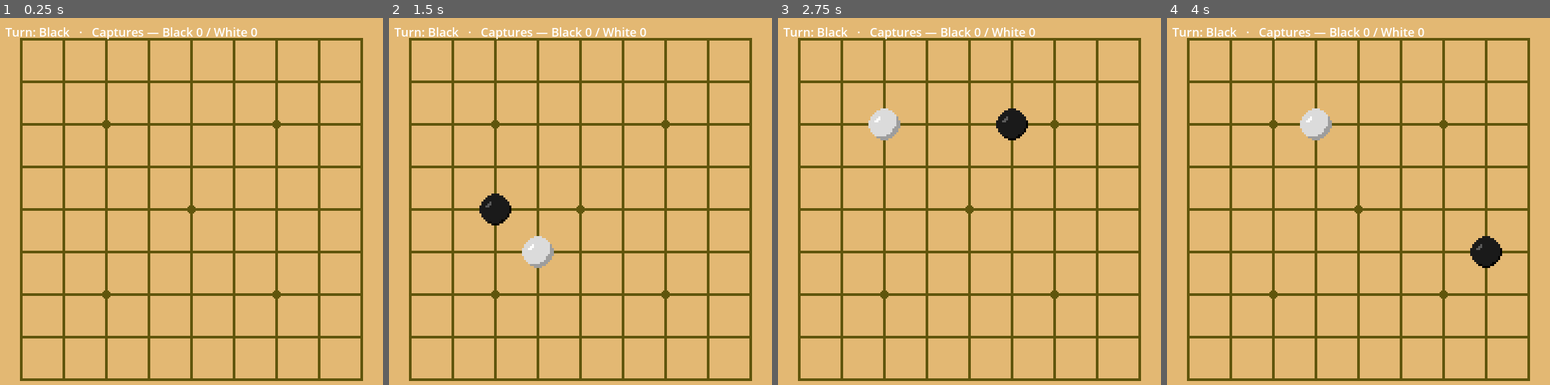
Above: before the commit, frames 1-4 (left to right).
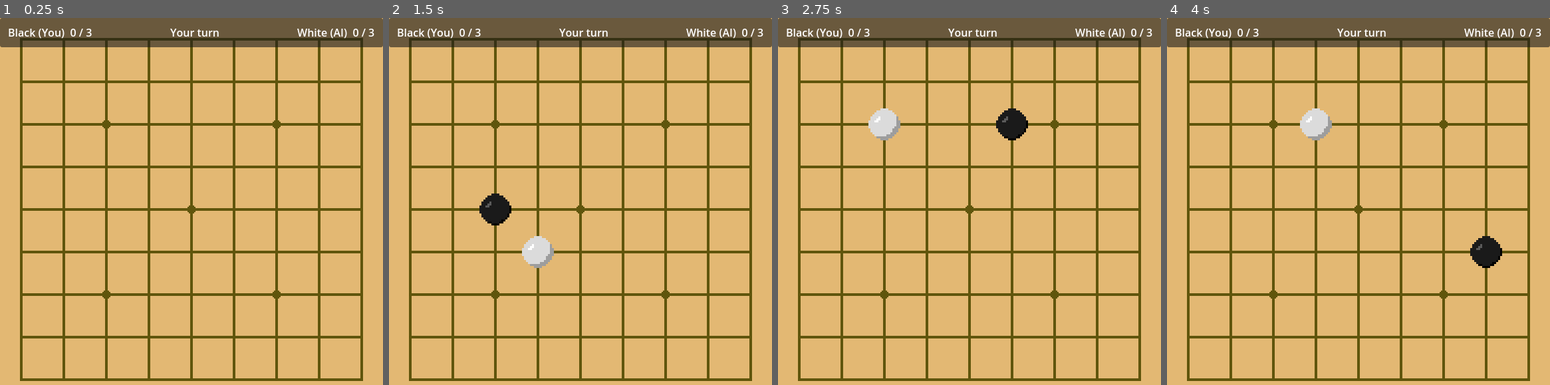
Above: after the commit, the same moments.

Repository: jxnhoongz/weiqi-gd
Game: Godot game, scene res://scenes/main.tscn
Two runs of this game, one before a commit and one after it. Both use one fixed random seed, a clock stepped at 60 frames per second and the inputs below.
Inputs (mouse positions are in pixels of both pictures, inside the frame that each line leads up to):
- Up to frame 1 (0.25 s): no input
- Up to frame 2 (1.5 s): tap Enter at 0.5 s; move the mouse to (664, 190) at 0.52 s; tap R at 0.6, 1.35 s; click (664, 190) at 0.67 s; tap Space at 1.25 s; move the mouse to (503, 227) at 1.27 s; click (503, 227) at 1.42 s
- Up to frame 3 (2.75 s): tap Enter at 2 s; move the mouse to (1007, 124) at 2.02 s; tap R at 2.1 s; click (1007, 124) at 2.17 s
- Up to frame 4 (4 s): tap Space at 2.75 s; move the mouse to (1339, 285) at 2.77 s; tap R at 2.85, 3.6 s; click (1339, 285) at 2.92 s; tap Enter at 3.5 s; move the mouse to (1473, 267) at 3.52 s; click (1473, 267) at 3.67 s

The runs differ from the first frame. In frame 1, 7.9% of the frame differs, in the area x 0-100%, y 0-8%; in frame 2, 7.9%; in frame 3, 7.9%; in frame 4, 7.9%.

Commit message:
feat: polish UI — top bar (counters/turn) + win panel with Restart button

Diff:
--- a/scenes/main.tscn
+++ b/scenes/main.tscn
@@ -15,10 +15,86 @@
 
 [node name="HUD" type="CanvasLayer" parent="."]
 
-[node name="StatusLabel" type="Label" parent="HUD"]
-offset_left = 8.0
-offset_top = 8.0
-offset_right = 568.0
-offset_bottom = 48.0
-theme_override_font_sizes/font_size = 18
-text = "You: Black  ·  Captures — Black 0 / White 0"
+[node name="TopBar" type="PanelContainer" parent="HUD"]
+anchors_preset = 10
+anchor_right = 1.0
+offset_bottom = 44.0
+mouse_filter = 2
+
+[node name="Margin" type="MarginContainer" parent="HUD/TopBar"]
+layout_mode = 2
+mouse_filter = 2
+theme_override_constants/margin_left = 12
+theme_override_constants/margin_top = 6
+theme_override_constants/margin_right = 12
+theme_override_constants/margin_bottom = 6
+
+[node name="Row" type="HBoxContainer" parent="HUD/TopBar/Margin"]
+layout_mode = 2
+mouse_filter = 2
+
+[node name="BlackLabel" type="Label" parent="HUD/TopBar/Margin/Row"]
+layout_mode = 2
+theme_override_font_sizes/font_size = 16
+text = "Black (You)  0 / 3"
+
+[node name="SpacerL" type="Control" parent="HUD/TopBar/Margin/Row"]
+layout_mode = 2
+size_flags_horizontal = 3
+mouse_filter = 2
+
+[node name="TurnLabel" type="Label" parent="HUD/TopBar/Margin/Row"]
+layout_mode = 2
+theme_override_font_sizes/font_size = 16
+text = "Your turn"
+
+[node name="SpacerR" type="Control" parent="HUD/TopBar/Margin/Row"]
+layout_mode = 2
+size_flags_horizontal = 3
+mouse_filter = 2
+
+[node name="WhiteLabel" type="Label" parent="HUD/TopBar/Margin/Row"]
+layout_mode = 2
+theme_override_font_sizes/font_size = 16
+text = "White (AI)  0 / 3"
+
+[node name="WinOverlay" type="CenterContainer" parent="HUD"]
+visible = false
+anchors_preset = 15
+anchor_right = 1.0
+anchor_bottom = 1.0
+mouse_filter = 2
+
+[node name="WinPanel" type="PanelContainer" parent="HUD/WinOverlay"]
+layout_mode = 2
+mouse_filter = 2
+
+[node name="WinMargin" type="MarginContainer" parent="HUD/WinOverlay/WinPanel"]
+layout_mode = 2
+mouse_filter = 2
+theme_override_constants/margin_left = 28
+theme_override_constants/margin_top = 22
+theme_override_constants/margin_right = 28
+theme_override_constants/margin_bottom = 22
+
+[node name="WinBox" type="VBoxContainer" parent="HUD/WinOverlay/WinPanel/WinMargin"]
+layout_mode = 2
+mouse_filter = 2
+theme_override_constants/separation = 12
+alignment = 1
+
+[node name="ResultLabel" type="Label" parent="HUD/WinOverlay/WinPanel/WinMargin/WinBox"]
+layout_mode = 2
+theme_override_font_sizes/font_size = 24
+text = "Black (You) win!"
+horizontal_alignment = 1
+
+[node name="ScoreLabel" type="Label" parent="HUD/WinOverlay/WinPanel/WinMargin/WinBox"]
+layout_mode = 2
+theme_override_font_sizes/font_size = 15
+text = "Black 3 · White 0"
+horizontal_alignment = 1
+
+[node name="RestartButton" type="Button" parent="HUD/WinOverlay/WinPanel/WinMargin/WinBox"]
+layout_mode = 2
+text = "↺ Play again"
--- a/scripts/view/board_renderer.gd
+++ b/scripts/view/board_renderer.gd
@@ -47,7 +47,15 @@
 
 @onready var board_layer: TileMapLayer = $BoardLayer
 @onready var stones: Node2D = $Stones
-@onready var status_label: Label = $HUD/StatusLabel
+# Top bar
+@onready var black_label: Label = $HUD/TopBar/Margin/Row/BlackLabel
+@onready var turn_label: Label = $HUD/TopBar/Margin/Row/TurnLabel
+@onready var white_label: Label = $HUD/TopBar/Margin/Row/WhiteLabel
+# Win panel
+@onready var win_overlay: CenterContainer = $HUD/WinOverlay
+@onready var result_label: Label = $HUD/WinOverlay/WinPanel/WinMargin/WinBox/ResultLabel
+@onready var score_label: Label = $HUD/WinOverlay/WinPanel/WinMargin/WinBox/ScoreLabel
+@onready var restart_button: Button = $HUD/WinOverlay/WinPanel/WinMargin/WinBox/RestartButton
 
 var _texture: Texture2D
 var _state: BoardState
@@ -70,6 +78,9 @@
 	board_layer.tile_set = TilesetBuilder.build(_texture)
 	_state = BoardState.empty()
 	_paint_board()
+	# Run _reset() when the Play again button is clicked. `.pressed` is the
+	# button's signal; `.connect()` wires it to our function.
+	restart_button.pressed.connect(_on_restart_pressed)
 	_update_status()
 
 func _paint_board() -> void:
@@ -160,16 +171,25 @@
 	return BoardState.Point.WHITE if color == BoardState.Point.BLACK else BoardState.Point.BLACK
 
 func _update_status() -> void:
-	if status_label == null:
-		return
+	if black_label == null:
+		return  # nodes not ready yet
 	var b: int = _captures[BoardState.Point.BLACK]
 	var w: int = _captures[BoardState.Point.WHITE]
+	black_label.text = "Black (You)  %d / %d" % [b, WIN_CAPTURES]
+	white_label.text = "White (AI)  %d / %d" % [w, WIN_CAPTURES]
 	if _game_over:
-		var winner := "Black" if b >= WIN_CAPTURES else "White"
-		status_label.text = "%s wins! (提3子)  Black %d · White %d   —   press R to restart" % [winner, b, w]
+		turn_label.text = "Game over"
+		var human_won := b >= WIN_CAPTURES
+		result_label.text = "Black (You) win! 提3子" if human_won else "White (AI) wins! 提3子"
+		score_label.text = "Black %d · White %d" % [b, w]
+		win_overlay.visible = true
 	else:
-		var turn := "Black" if _current_color == BoardState.Point.BLACK else "White"
-		status_label.text = "Turn: %s   ·   Captures — Black %d / White %d" % [turn, b, w]
+		turn_label.text = "Your turn" if _current_color == HUMAN_COLOR else "AI's turn"
+		win_overlay.visible = false
+
+## Called when the on-screen "Play again" button is pressed.
+func _on_restart_pressed() -> void:
+	_reset()
 
 func _reset() -> void:
 	for key in _stone_sprites.keys():
